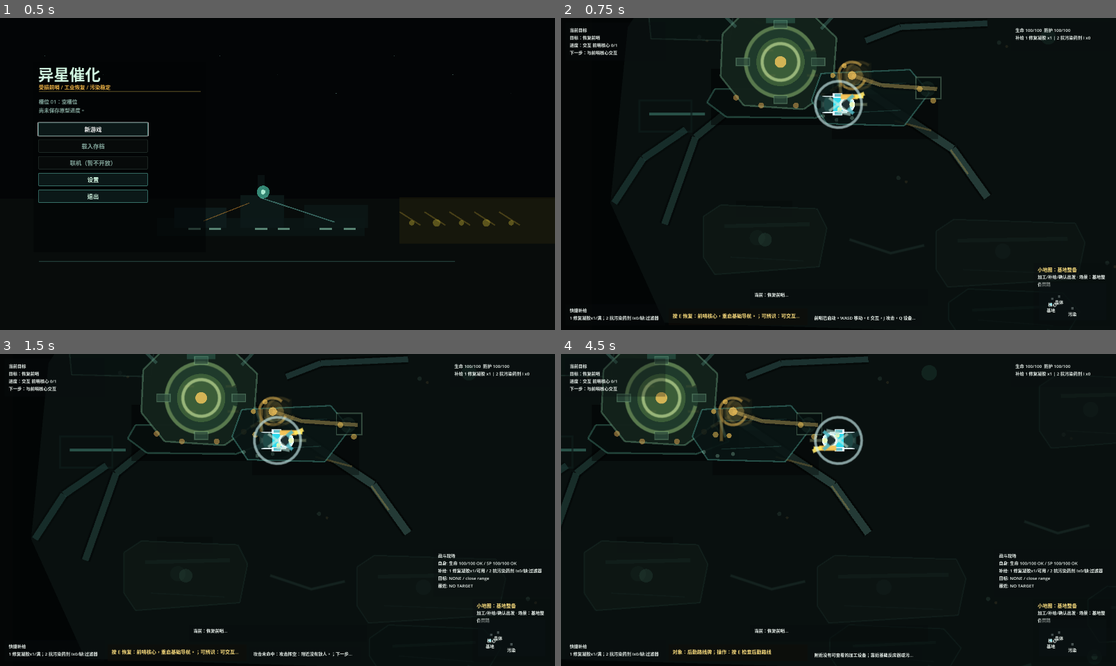
Above: before the commit, frames 1-4 (two rows, left to right).
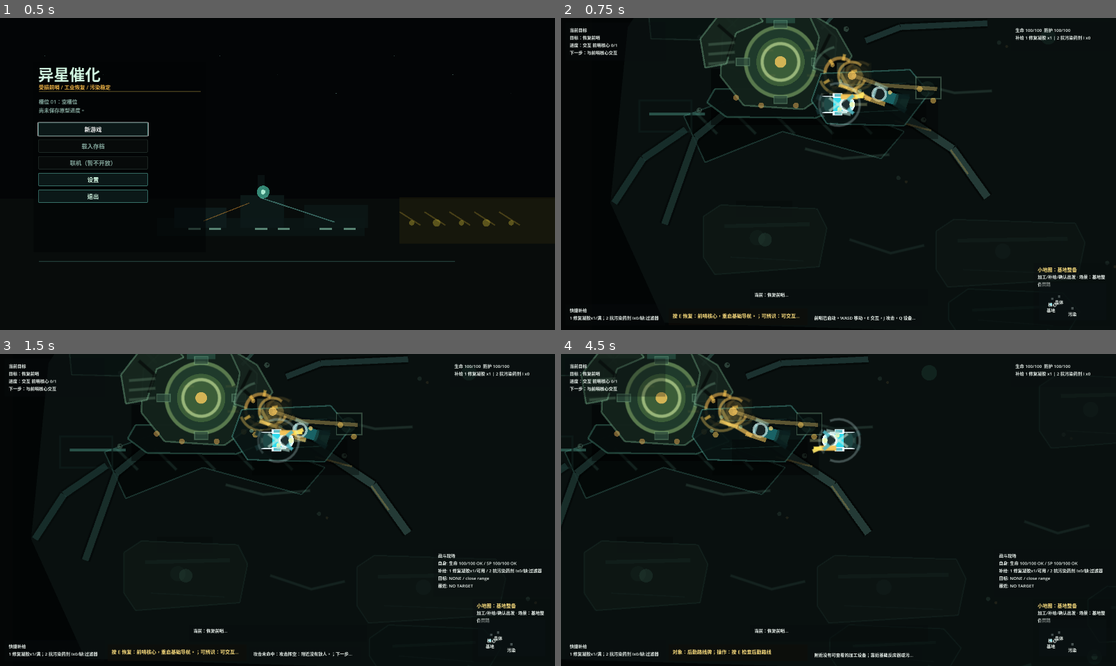
Above: after the commit, the same moments.

Repository: laugh0608/RadishCatalyst
Game: Godot game, scene res://scenes/boot/Boot.tscn
Same seed, same stepped clock (60 frames per second), same inputs: the game is played once before the commit and once after it.
Inputs (mouse positions are in pixels of both pictures, inside the frame that each line leads up to):
- Up to frame 1 (0.5 s): no input
- Up to frame 2 (0.75 s): click "新游戏" at 0.5 s
- Up to frame 3 (1.5 s): tap Enter at 1.25 s; move the mouse to (399, 494) at 1.27 s; hold D (move_right) from 1.28 s (still down); tap J (attack) at 1.35 s; click (399, 494) at 1.42 s
- Up to frame 4 (4.5 s): move the mouse to (727, 525) at 2.02 s; release D (move_right) at 2.03 s; hold S (move_down) 2.03-2.78 s; tap one key every 0.75 s from 2.1 s: R (cycle_recipe) E (interact) C (tactical_scan) Q (toggle_device_panel); move the mouse to (894, 441) at 2.77 s; hold D (move_right) 2.78-3.53 s; move the mouse to (810, 572) at 3.52 s; hold W (move_up) 3.53-4.28 s; click (810, 572) at 3.67 s; move the mouse to (1005, 556) at 4.27 s; hold A (move_left) from 4.28 s (still down)

Frame 1 is identical in both runs. In frame 2, 1.8% of the frame differs, in the area x 22-78%, y 0-47%; in frame 3, 1.8%; in frame 4, 1.9%, in the area x 0-57%, y 0-47%.
Error in both runs: Invalid type in function '_draw_polyline_closed' in base 'Node2D (DemoBaseStartupPresentationLayer)'. The array of argument 1 (Array) does not have the same el…

Commit message:
fix: 强化首屏角色与损坏核心读法

Diff:
--- a/client/scripts/actors/player_controller.gd
+++ b/client/scripts/actors/player_controller.gd
@@ -11,6 +11,7 @@
 const BOOT_COLOR := Color(0.08, 0.18, 0.18, 0.94)
 const HARNESS_COLOR := Color(0.84, 0.94, 0.88, 0.54)
 const PLAYER_VISUAL_PART_IDS := [
+	"suit.body_mass",
 	"suit.torso",
 	"suit.helmet",
 	"suit.visor",
@@ -90,6 +91,7 @@
 	var forward := _safe_facing_direction()
 	var side := forward.orthogonal()
 	draw_circle(Vector2.ZERO, 18.0, Color(0.02, 0.05, 0.05, 0.38))
+	_draw_oriented_rect(-forward * 4.0, forward, 14.5, 10.0, Color(0.010, 0.034, 0.036, 0.70))
 	_draw_oriented_rect(-forward * 4.0, forward, 13.0, 9.0, BODY_OUTLINE_COLOR)
 	_draw_oriented_rect(-forward * 4.0, forward, 10.5, 6.8, BODY_COLOR)
 	_draw_oriented_rect(-forward * 12.0, forward, 6.5, 8.0, PACK_COLOR)
@@ -113,7 +115,8 @@
 	draw_line(-forward * 15.0 - side * 5.0, -forward * 22.0 - side * 8.0, BOOT_COLOR, 4.0, true)
 	draw_line(forward * 10.0 + side * 4.8, forward * 15.0 + side * 9.0, SUIT_PANEL, 2.2, true)
 	draw_line(forward * 10.0 - side * 4.8, forward * 15.0 - side * 9.0, SUIT_PANEL, 2.2, true)
-	draw_arc(Vector2.ZERO, 24.0, 0.0, TAU, 32, Color(0.82, 0.96, 0.96, 0.62), 1.5, true)
+	draw_arc(Vector2.ZERO, 22.0, -PI * 0.62, PI * 0.62, 20, Color(0.82, 0.96, 0.96, 0.28), 1.2, true)
+	draw_arc(Vector2.ZERO, 20.0, PI * 0.78, PI * 1.18, 8, Color(0.82, 0.96, 0.96, 0.18), 1.0, true)
 
 
 func stop_positive_x_until_release() -> void:
--- a/client/scripts/checks/demo_prototype_visual_pass_check.gd
+++ b/client/scripts/checks/demo_prototype_visual_pass_check.gd
@@ -411,6 +411,10 @@
 		_expect_equal(startup_layer.has_presentation_shape("startup_presentation.broken_pipe_runs"), true, "startup presentation adds broken pipe runs around the first screen")
 		_expect_equal(startup_layer.has_presentation_shape("startup_presentation.player_repair_action"), true, "startup presentation shows the player repair action")
 		_expect_equal(startup_layer.has_presentation_shape("startup_presentation.depth_shadow_layers"), true, "startup presentation adds depth shadow layers")
+		_expect_equal(startup_layer.has_presentation_shape("startup_presentation.damaged_core_equipment"), true, "startup presentation turns the core into damaged equipment")
+		_expect_equal(startup_layer.has_presentation_shape("startup_presentation.player_character_pose"), true, "startup presentation gives the repair action a readable player pose")
+		_expect_equal(startup_layer.has_presentation_shape("startup_presentation.high_priority_floor_material"), true, "startup presentation adds high-priority floor material around the action")
+		_expect_equal(startup_layer.has_presentation_shape("startup_presentation.close_repair_feedback"), true, "startup presentation adds close repair feedback at the port")
 		var player := map.get_node("Player") as PlayerController
 		_expect_equal(startup_layer.z_index < player.z_index, true, "startup presentation stays below the player actor")
 	if base_layer != null:
@@ -542,6 +546,7 @@
 
 	var player := map.get_node("Player") as PlayerController
 	_expect_equal(player.get_visual_part_count() >= 13, true, "player uses multiple readable silhouette parts")
+	_expect_equal(player.has_visual_part("suit.body_mass"), true, "player silhouette has readable body mass")
 	_expect_equal(player.has_visual_part("suit.helmet"), true, "player silhouette has helmet")
 	_expect_equal(player.has_visual_part("suit.visor"), true, "player silhouette has visor")
 	_expect_equal(player.has_visual_part("suit.backpack"), true, "player silhouette has backpack")
--- a/client/scripts/checks/first_hour_readability_check.gd
+++ b/client/scripts/checks/first_hour_readability_check.gd
@@ -204,6 +204,10 @@
 		host._expect_equal(startup_presentation.has_presentation_shape("startup_presentation.broken_pipe_runs"), true, "startup presentation uses broken pipe runs as low-priority scene context")
 		host._expect_equal(startup_presentation.has_presentation_shape("startup_presentation.player_repair_action"), true, "startup presentation makes the player repair action visible")
 		host._expect_equal(startup_presentation.has_presentation_shape("startup_presentation.depth_shadow_layers"), true, "startup presentation keeps depth instead of a flat dark field")
+		host._expect_equal(startup_presentation.has_presentation_shape("startup_presentation.damaged_core_equipment"), true, "startup presentation reads as damaged core equipment")
+		host._expect_equal(startup_presentation.has_presentation_shape("startup_presentation.player_character_pose"), true, "startup presentation reads as a player repair pose")
+		host._expect_equal(startup_presentation.has_presentation_shape("startup_presentation.high_priority_floor_material"), true, "startup presentation adds action-area floor material")
+		host._expect_equal(startup_presentation.has_presentation_shape("startup_presentation.close_repair_feedback"), true, "startup presentation shows close repair feedback")
 		host._expect_equal(startup_presentation.z_index < player.z_index, true, "startup presentation stays below the playable actor")
 	if focus_depth != null:
 		focus_depth.refresh_focus_depth(player.position)
--- a/client/scripts/map/demo_base_startup_presentation_layer.gd
+++ b/client/scripts/map/demo_base_startup_presentation_layer.gd
@@ -20,6 +20,10 @@
 	"startup_presentation.broken_pipe_runs": true,
 	"startup_presentation.player_repair_action": true,
 	"startup_presentation.depth_shadow_layers": true,
+	"startup_presentation.damaged_core_equipment": true,
+	"startup_presentation.player_character_pose": true,
+	"startup_presentation.high_priority_floor_material": true,
+	"startup_presentation.close_repair_feedback": true,
 }
 
 const BACKDROP_RECT := Rect2(Vector2(-760.0, -420.0), Vector2(1520.0, 840.0))
@@ -62,14 +66,18 @@
 	_draw_local_shadows()
 	_draw_hangar_floor()
 	_draw_floor_material_breakup()
+	_draw_high_priority_floor_material()
 	_draw_device_silhouettes()
 	_draw_perimeter_industrial_assets()
 	_draw_broken_pipe_runs()
 	_draw_cable_runs()
 	_draw_core_machine()
+	_draw_damaged_core_equipment()
 	_draw_player_work_pad()
 	_draw_diegetic_repair_anchor()
+	_draw_player_character_pose()
 	_draw_player_repair_action()
+	_draw_close_repair_feedback()
 
 
 func _should_show_startup_presentation(world_state: WorldState) -> bool:
@@ -270,15 +278,169 @@
 
 
 func _draw_player_repair_action() -> void:
-	var tool_origin := Vector2(-248.0, -48.0)
+	var tool_origin := PLAYER_PAD_CENTER + Vector2(-20.0, -5.0)
 	var repair_port := CORE_CENTER + Vector2(62.0, 12.0)
-	draw_line(tool_origin, repair_port, Color(0.0, 0.010, 0.008, 0.42), 5.0, true)
-	draw_line(tool_origin, repair_port, Color(0.96, 0.76, 0.34, 0.34), 2.0, true)
-	draw_line(tool_origin + Vector2(4.0, -4.0), repair_port + Vector2(-6.0, -2.0), Color(0.72, 0.96, 0.78, 0.18), 1.4, true)
+	var cable_path := [
+		PLAYER_PAD_CENTER + Vector2(18.0, 10.0),
+		PLAYER_PAD_CENTER + Vector2(-2.0, -4.0),
+		tool_origin,
+		repair_port,
+	]
+	_draw_cable(cable_path, Color(0.12, 0.22, 0.18, 0.88), 5.0)
+	draw_line(tool_origin, repair_port, Color(0.96, 0.76, 0.34, 0.42), 2.0, true)
+	draw_line(tool_origin + Vector2(4.0, -4.0), repair_port + Vector2(-6.0, -2.0), Color(0.72, 0.96, 0.78, 0.24), 1.4, true)
 	for point in [tool_origin + Vector2(8.0, -5.0), repair_port + Vector2(-8.0, 2.0), repair_port + Vector2(4.0, -8.0)]:
-		draw_circle(point, 2.6, Color(0.98, 0.78, 0.34, 0.62))
+		draw_circle(point, 2.8, Color(0.98, 0.78, 0.34, 0.68))
 	for offset in [Vector2(-18.0, 12.0), Vector2(-4.0, 16.0), Vector2(12.0, 14.0)]:
-		draw_circle(tool_origin + offset, 2.0, Color(0.70, 0.94, 0.82, 0.26))
+		draw_circle(tool_origin + offset, 2.0, Color(0.70, 0.94, 0.82, 0.30))
+
+
+func _draw_high_priority_floor_material() -> void:
+	var service_trench := PackedVector2Array([
+		Vector2(-410.0, -36.0),
+		Vector2(-338.0, -62.0),
+		Vector2(-248.0, -45.0),
+		Vector2(-182.0, -20.0),
+		Vector2(-206.0, 8.0),
+		Vector2(-308.0, -20.0),
+		Vector2(-388.0, 12.0),
+	])
+	draw_colored_polygon(service_trench, Color(0.012, 0.028, 0.027, 0.82))
+	_draw_polyline_closed(
+		[
+			service_trench[0],
+			service_trench[1],
+			service_trench[2],
+			service_trench[3],
+			service_trench[4],
+			service_trench[5],
+			service_trench[6],
+		],
+		Color(0.34, 0.66, 0.58, 0.24),
+		1.4
+	)
+	for x_offset in [-88.0, -48.0, -8.0, 32.0, 72.0]:
+		draw_line(
+			CORE_CENTER + Vector2(x_offset, 52.0),
+			CORE_CENTER + Vector2(x_offset + 22.0, 74.0),
+			Color(0.34, 0.58, 0.50, 0.18),
+			1.6,
+			true
+		)
+
+	for bolt in [
+		CORE_CENTER + Vector2(-72.0, -36.0),
+		CORE_CENTER + Vector2(68.0, -34.0),
+		CORE_CENTER + Vector2(-84.0, 50.0),
+		CORE_CENTER + Vector2(74.0, 48.0),
+		PLAYER_PAD_CENTER + Vector2(-52.0, -22.0),
+		PLAYER_PAD_CENTER + Vector2(52.0, 22.0),
+	]:
+		draw_circle(bolt, 2.8, Color(0.52, 0.72, 0.62, 0.28))
+		draw_circle(bolt + Vector2(0.8, -0.8), 1.0, Color(0.02, 0.04, 0.04, 0.68))
+
+	for streak in [
+		[Vector2(-370.0, -90.0), Vector2(-330.0, -72.0), Vector2(-290.0, -86.0)],
+		[Vector2(-284.0, -2.0), Vector2(-246.0, 8.0), Vector2(-198.0, 4.0)],
+		[Vector2(-178.0, -72.0), Vector2(-130.0, -60.0), Vector2(-92.0, -62.0)],
+	]:
+		draw_polyline(PackedVector2Array(streak), Color(0.48, 0.72, 0.62, 0.17), 1.4, true)
+
+	draw_rect(Rect2(CORE_CENTER + Vector2(58.0, 54.0), Vector2(58.0, 12.0)), Color(0.002, 0.010, 0.010, 0.34), true)
+
+
+func _draw_damaged_core_equipment() -> void:
+	var left_panel := PackedVector2Array([
+		CORE_CENTER + Vector2(-83.0, -24.0),
+		CORE_CENTER + Vector2(-62.0, -51.0),
+		CORE_CENTER + Vector2(-30.0, -57.0),
+		CORE_CENTER + Vector2(-18.0, -42.0),
+		CORE_CENTER + Vector2(-46.0, -30.0),
+		CORE_CENTER + Vector2(-56.0, 2.0),
+		CORE_CENTER + Vector2(-78.0, 6.0),
+	])
+	var right_panel := PackedVector2Array([
+		CORE_CENTER + Vector2(28.0, -52.0),
+		CORE_CENTER + Vector2(58.0, -34.0),
+		CORE_CENTER + Vector2(74.0, -6.0),
+		CORE_CENTER + Vector2(58.0, 14.0),
+		CORE_CENTER + Vector2(34.0, 6.0),
+		CORE_CENTER + Vector2(40.0, -26.0),
+	])
+	draw_colored_polygon(left_panel, Color(0.088, 0.150, 0.118, 0.96))
+	draw_colored_polygon(right_panel, Color(0.086, 0.140, 0.116, 0.90))
+	_draw_polyline_closed([left_panel[0], left_panel[1], left_panel[2], left_panel[3], left_panel[4], left_panel[5], left_panel[6]], Color(0.62, 0.92, 0.72, 0.30), 1.8)
+	_draw_polyline_closed([right_panel[0], right_panel[1], right_panel[2], right_panel[3], right_panel[4], right_panel[5]], Color(0.62, 0.92, 0.72, 0.26), 1.8)
+
+	for crack in [
+		[CORE_CENTER + Vector2(-64.0, -38.0), CORE_CENTER + Vector2(-48.0, -24.0), CORE_CENTER + Vector2(-54.0, -6.0)],
+		[CORE_CENTER + Vector2(51.0, -28.0), CORE_CENTER + Vector2(42.0, -10.0), CORE_CENTER + Vector2(58.0, 4.0)],
+	]:
+		draw_polyline(PackedVector2Array(crack), Color(0.02, 0.035, 0.030, 0.72), 2.0, true)
+
+	for vent_y in [-18.0, -8.0, 2.0]:
+		draw_line(
+			CORE_CENTER + Vector2(-74.0, vent_y),
+			CORE_CENTER + Vector2(-48.0, vent_y - 2.0),
+			Color(0.70, 0.94, 0.76, 0.18),
+			1.6,
+			true
+		)
+
+	var exposed_port := CORE_CENTER + Vector2(62.0, 12.0)
+	draw_circle(exposed_port, 15.0, Color(0.010, 0.022, 0.020, 0.78))
+	draw_arc(exposed_port, 16.0, PI * 0.05, PI * 1.70, 26, Color(0.94, 0.70, 0.30, 0.56), 2.2, true)
+	draw_rect(Rect2(exposed_port + Vector2(-4.0, -11.0), Vector2(8.0, 22.0)), Color(0.76, 0.88, 0.66, 0.18), true)
+	for angle in [PI * 0.22, PI * 0.78, PI * 1.26]:
+		draw_circle(exposed_port + Vector2(cos(angle), sin(angle)) * 12.0, 2.2, Color(0.96, 0.76, 0.34, 0.54))
+
+
+func _draw_player_character_pose() -> void:
+	var body_center := PLAYER_PAD_CENTER + Vector2(8.0, -4.0)
+	var forward := (CORE_CENTER - body_center).normalized()
+	var side := forward.orthogonal()
+	_draw_soft_shadow(body_center + Vector2(8.0, 22.0), Vector2(78.0, 26.0), 0.30)
+	_draw_oriented_rect(body_center - forward * 10.0, forward, 11.0, 8.0, Color(0.008, 0.022, 0.023, 0.84))
+	_draw_oriented_rect(body_center - forward * 10.0, forward, 8.0, 5.8, Color(0.16, 0.64, 0.66, 0.58))
+	_draw_oriented_rect(body_center - forward * 22.0, forward, 7.0, 7.0, Color(0.08, 0.20, 0.18, 0.66))
+	draw_circle(body_center + forward * 2.0, 8.0, Color(0.86, 0.96, 0.94, 0.62))
+	draw_circle(body_center + forward * 2.0, 5.6, Color(0.030, 0.070, 0.074, 0.88))
+	draw_line(
+		body_center + forward * 7.0 - side * 4.0,
+		body_center + forward * 7.0 + side * 4.0,
+		Color(0.72, 0.98, 0.98, 0.62),
+		1.6,
+		true
+	)
+	var tool_hand := PLAYER_PAD_CENTER + Vector2(-18.0, -8.0)
+	_draw_oriented_rect(body_center + forward * 4.0 + side * 8.0, forward, 11.0, 2.3, Color(0.88, 0.72, 0.34, 0.62))
+	draw_line(body_center + forward * 9.0 + side * 8.0, tool_hand, Color(0.98, 0.78, 0.36, 0.68), 3.0, true)
+	draw_line(body_center - forward * 4.0 - side * 8.0, body_center + forward * 9.0 - side * 9.0, Color(0.70, 0.92, 0.86, 0.42), 2.4, true)
+	draw_line(body_center - forward * 18.0 + side * 4.5, body_center - forward * 29.0 + side * 8.0, Color(0.04, 0.12, 0.12, 0.82), 4.0, true)
+	draw_line(body_center - forward * 18.0 - side * 4.5, body_center - forward * 28.0 - side * 7.0, Color(0.04, 0.12, 0.12, 0.82), 4.0, true)
+	draw_circle(body_center - forward * 8.0 - side * 5.2, 2.2, Color(0.98, 0.86, 0.48, 0.70))
+	draw_line(tool_hand, tool_hand + forward * 18.0, Color(0.98, 0.82, 0.38, 0.76), 2.2, true)
+
+
+func _draw_close_repair_feedback() -> void:
+	var repair_port := CORE_CENTER + Vector2(62.0, 12.0)
+	var tool_tip := PLAYER_PAD_CENTER + Vector2(-25.0, -9.0)
+	draw_line(tool_tip, repair_port, Color(1.0, 0.86, 0.42, 0.40), 2.6, true)
+	draw_arc(repair_port, 22.0, PI * 0.12, PI * 0.88, 14, Color(0.98, 0.82, 0.38, 0.38), 1.6, true)
+	draw_arc(repair_port, 28.0, PI * 1.04, PI * 1.42, 10, Color(0.70, 0.98, 0.82, 0.22), 1.2, true)
+	for spark in [
+		Vector2(-8.0, -10.0),
+		Vector2(3.0, -14.0),
+		Vector2(12.0, -2.0),
+		Vector2(-12.0, 7.0),
+	]:
+		draw_line(repair_port + spark, repair_port + spark * 1.38, Color(1.0, 0.80, 0.32, 0.62), 1.8, true)
+	for point in [
+		PLAYER_PAD_CENTER + Vector2(-34.0, -18.0),
+		PLAYER_PAD_CENTER + Vector2(-44.0, -4.0),
+		CORE_CENTER + Vector2(82.0, 30.0),
+	]:
+		draw_circle(point, 2.0, Color(0.70, 0.98, 0.82, 0.34))
 
 
 func _draw_floor_plate(rect: Rect2) -> void:
@@ -366,6 +528,22 @@
 	draw_line(rect.position + Vector2(6.0, 7.0), rect.end - Vector2(7.0, 7.0), Color(0.30, 0.50, 0.42, 0.12), 1.0)
 
 
+func _draw_oriented_rect(center: Vector2, forward: Vector2, half_length: float, half_width: float, color: Color) -> void:
+	var safe_forward := forward
+	if safe_forward.length_squared() <= 0.001:
+		safe_forward = Vector2.LEFT
+	else:
+		safe_forward = safe_forward.normalized()
+	var side := safe_forward.orthogonal()
+	var points := PackedVector2Array([
+		center + safe_forward * half_length + side * half_width,
+		center + safe_forward * half_length - side * half_width,
+		center - safe_forward * half_length - side * half_width,
+		center - safe_forward * half_length + side * half_width,
+	])
+	draw_colored_polygon(points, color)
+
+
 func _draw_disabled_machine(center: Vector2, size: Vector2, fill_color: Color, edge_color: Color) -> void:
 	var half := size * 0.5
 	var body := PackedVector2Array([
Not shown, changed: docs/devlogs/2026-W26.md
Not shown, changed: docs/features/demo-playable-ui-and-art-pass-v1.md
Not shown, changed: docs/planning/current.md
Not shown, changed: docs/planning/daily-start.md
Not shown, changed: scripts/check-client-demo-prototype-visual-pass.ps1
Not shown, changed: scripts/check-client-demo-prototype-visual-pass.py
